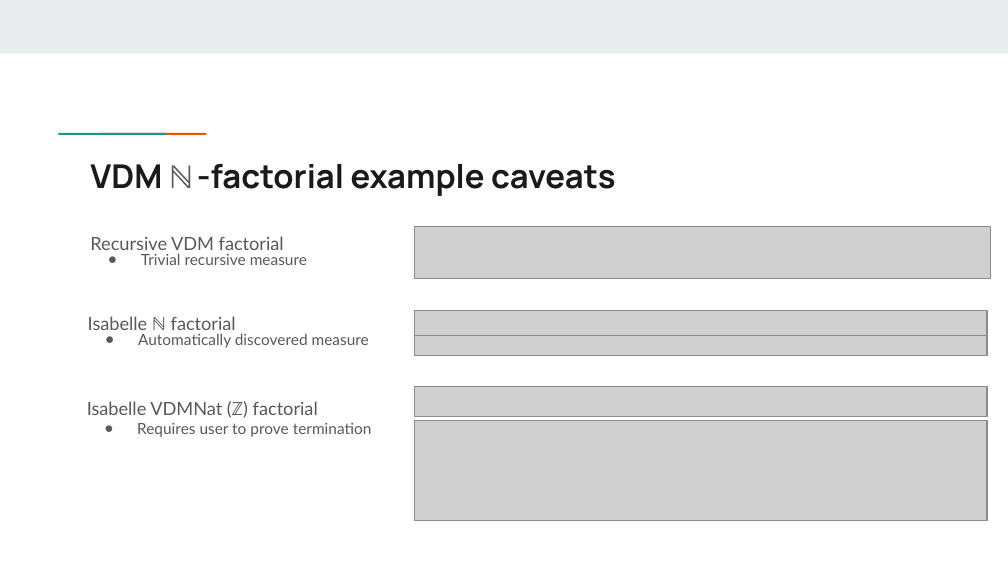
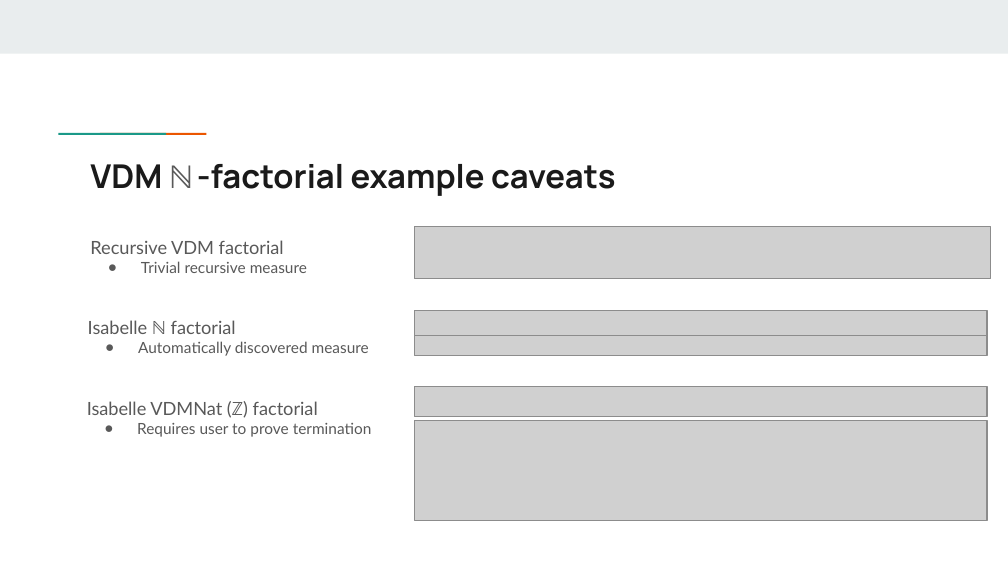
Before and after one commit to leouk/VDM_Toolkit, a slide deck: slide 9 of plugins/vdm2isa/pub/recursion/talk/VDM recursion in Isabelle_HOL (Overture 2023).pptx. Drawn at 1008x567 pixels with LibreOffice and Linux fonts; fonts in the diff are those of the drawing; grey boxes stand for pictures. Boxes give left, top, right and bottom in pixels: in the first picture for what was removed or moved away, otherwise in the second. Text is boxed around its words. In the diff, an @@ line names an element or a change of style, - is before the commit and + after.

```diff
--- a/plugins/vdm2isa/pub/recursion/talk/VDM recursion in Isabelle_HOL (Overture 2023).pptx
+++ b/plugins/vdm2isa/pub/recursion/talk/VDM recursion in Isabelle_HOL (Overture 2023).pptx
@@ text "Recursive VDM factorial" at box(90, 240, 307, 273): line spacing 0.8 to 1 @@
@@ text "Isabelle ℕ factorial" at box(88, 320, 369, 356): line spacing 0.8 to 1 @@
```
Also in this commit, not shown: 7 other slides changed, 2 other files.
